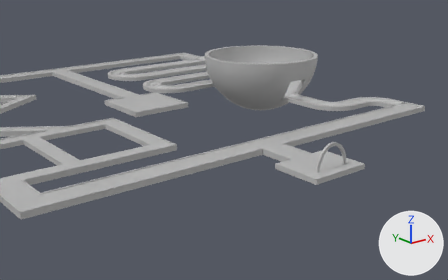
The FBX model GameTemplate/Game/Assets/level3D/stage5.fbx as it was, and as the next commit left it.
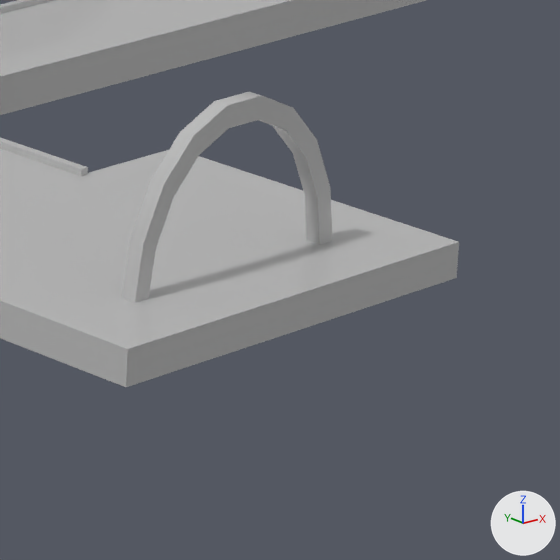
There are two pictures of each version: one from a 50 mm camera at (-19.03, -31.18, 9.05) aimed at (-3.45, -11.72, 1.27), one close up on the part from 66% to 85% of the width and 46% to 75% of the height. The lights are fixed; the arrows at lower right show +X, +Y and +Z. The first two pictures are the older version. Where no turn or scale is listed for an object, it has been applied to the vertices.
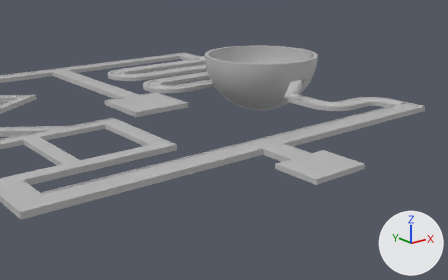
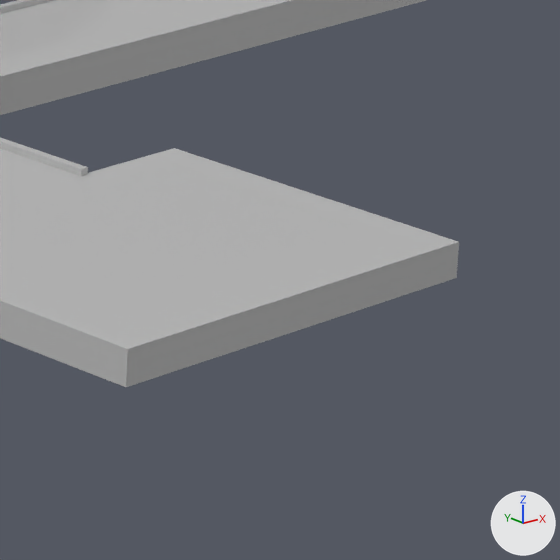
Where the change shows, as pixel boxes [x1, y1, x2, y2] in the close-ups (560 x 560 px):
'Tube001', deleted: before [122, 92, 332, 303]

What the commit changed:
Object 'Tube001' (ob_tube001) is deleted.
